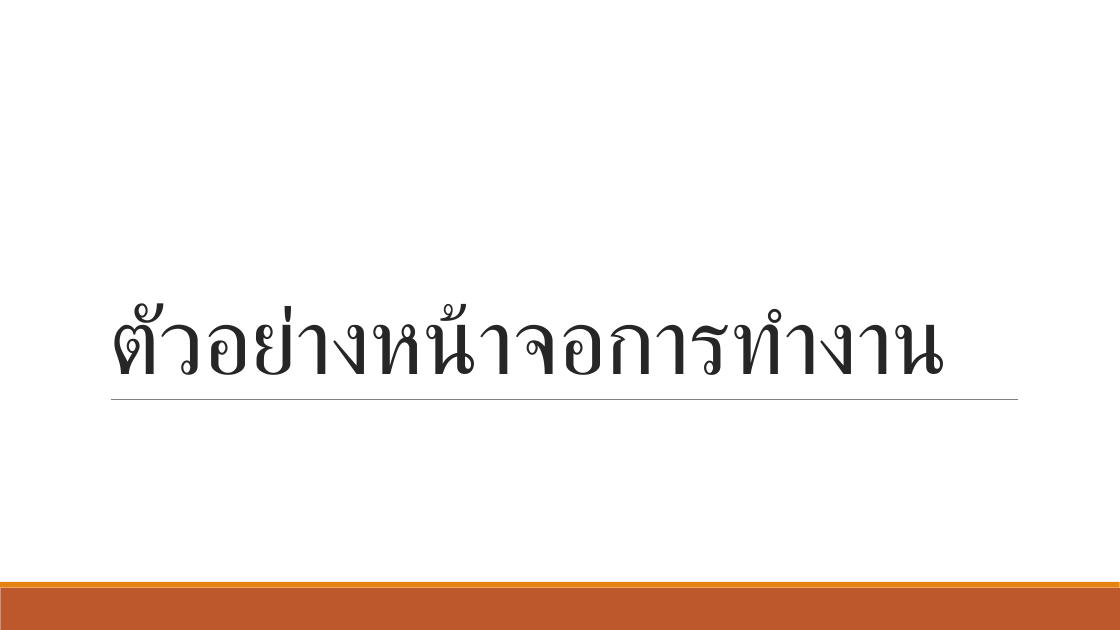
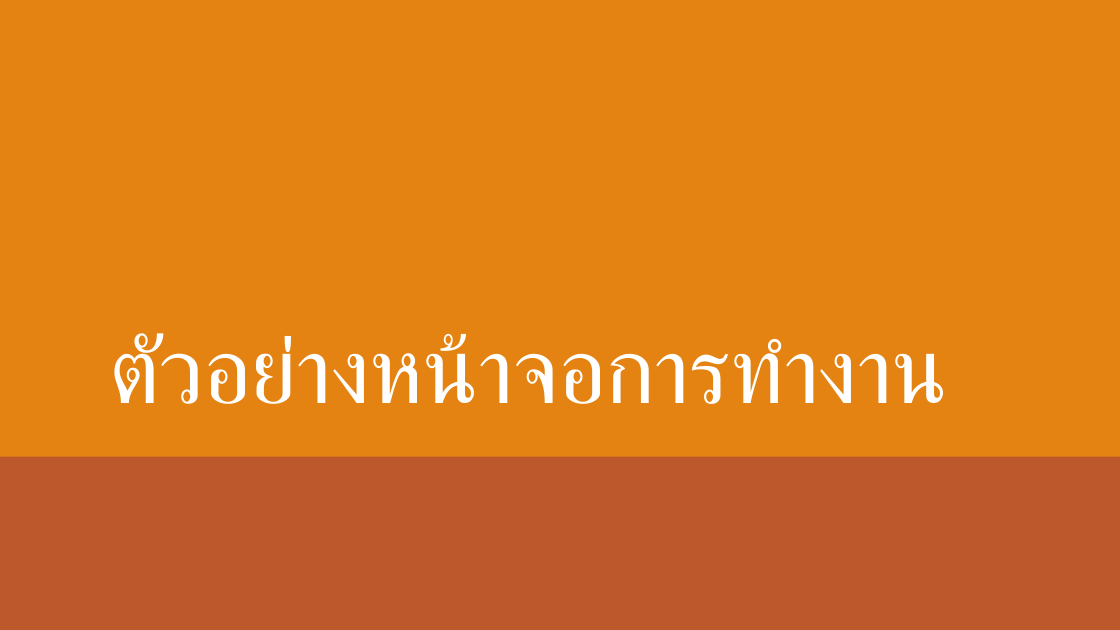
Before and after one commit to wannaphong/timenone, a slide deck: slide 11 of งานนำเสนอ.pptx (slide 4 before the commit). Drawn at 1120x630 pixels with LibreOffice and Linux fonts; fonts in the diff are those of the drawing. Boxes give left, top, right and bottom in pixels: in the first picture for what was removed or moved away, otherwise in the second. Text is boxed around its words. In the diff, an @@ line names an element or a change of style, - is before the commit and + after.

```diff
--- a/งานนำเสนอ.pptx
+++ b/งานนำเสนอ.pptx
@@ background #FFFFFF to gradient #6F7F5D to #5A6A46 to #485439 @@
@@ rectangle added at (0,0,1120,630), fill gradient #6F7F5D to #5A6A46 to #485439 @@
@@ rectangle added at (0,0,1120,457), fill #E48312 @@
@@ title "ตัวอย่างหน้าจอการทำงาน" at (109,333,948,404): text colour #262626 to #FFFFFF @@
@@ line removed from (111, 399) to (1018, 399) @@
@@ rectangle added at (0,455,1120,630), fill #BD582C @@
@@ rectangle removed at (0,588,1120,630) @@
@@ rectangle removed at (0,582,1120,588) @@
@@ rectangle added at (0,588,1120,630), fill #BD582C @@
@@ rectangle added at (0,582,1120,588), fill #E48312 @@
```
Also in this commit, not shown: 4 other slides changed, 10 slides added, 1 slide removed, 5 other files.
